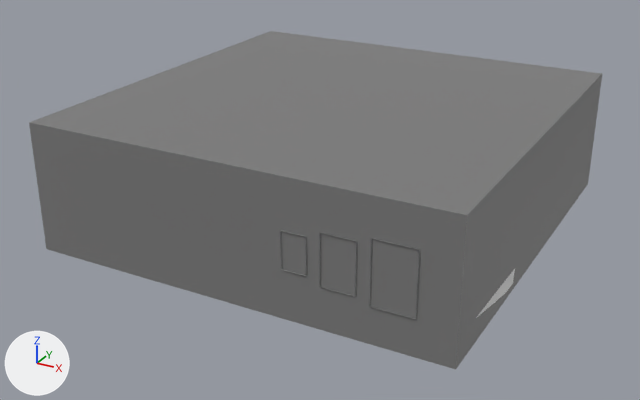
The glTF model src/assets/models/office.glb, before and after one commit.
Camera for both pictures: a 50 mm camera at (37.4, -71.8, 37.0) aimed at (-0.9, -2.3, 2.2). Arrows for +X, +Y and +Z are at lower left; the lights stay in place. Where no turn or scale is listed for an object, it has been applied to the vertices. Vertices at the same position are counted once.

The older version as bpy lines, for what is in view:
```python
me_cube_020 = bpy.data.meshes.new('Cube.020')
me_cube_020.from_pydata(...)  # 1458 vertices, 2556 faces; spans x -2.0..2.0, y -2.0..186.0, z -3.0..1.0
me_room_base = bpy.data.meshes.new('Room_Base')
me_room_base.from_pydata(...)  # 602 vertices, 1102 faces; spans x -20.1..19.9, y -19.8..20.1, z -6.0..6.3
me_room_base.materials.append(mat_material_001)  # grey #7c7c7c
ob_room = bpy.data.objects.new('Room', me_room_base)
ob_room.location = (0.05, -0.1, 6.03)
ob_tv = bpy.data.objects.new('TV', me_cube_020)
ob_tv.parent = ob_room
ob_tv.location = (19.44, -11.06, -0.664)
ob_tv.rotation_euler = (-0.118, 0.0272, 1.566)  # degrees (-6.8, 1.6, 90)
ob_tv.scale = (4.04, 0.071, 1.99)
```
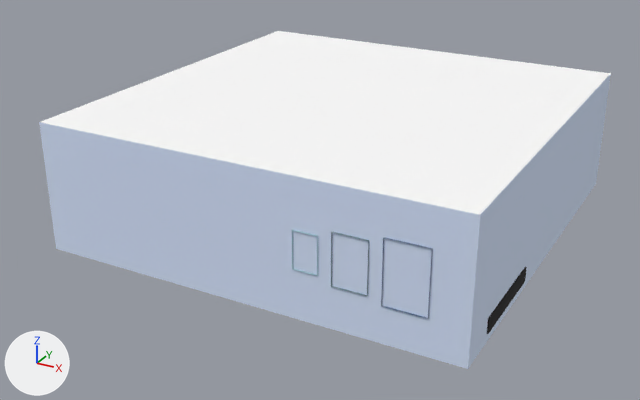
Where the newer file only moved an object's origin or applied its transform, the numbers keep the older frame.

Where the change shows, as pixel boxes (x1, y1, x2, y2) in the pictures (640 x 400 px; the box of a moved part takes in the faces that stretch with it):
'Room', reshaped, moved: before (29, 31, 602, 369); after (39, 31, 611, 369)
'TV', reshaped, moved, rescaled, turned: before (476, 269, 515, 318); after (487, 267, 527, 334)
part 1 of me_room_base, moved or reshaped: before (369, 238, 420, 319); after (381, 237, 433, 319)
part 2 of me_room_base, moved or reshaped: before (320, 232, 357, 297); after (331, 232, 369, 296)
part 3 of me_room_base, moved or reshaped: before (280, 230, 307, 276); after (292, 230, 318, 276)
part 4 of me_room_base, rebuilt: before (29, 31, 602, 369); after (39, 31, 611, 369)
part 5 of me_cube_020, deleted: before (476, 269, 515, 318)
part 6 of me_cube_020, added (black): after (487, 267, 527, 334)

What the commit changed:
Picture 'Room_Tex' (img_room_tex) is new.
Material 'Room' (mat_room) is new.
Its texture is img_room_tex.
Its roughness is 1.0.
me_room_base is used by ob_room; location (0.05, -0.1, 6.03).
me_room_base had 602 vertices, 1102 faces and spanned x -20.1..19.9, y -19.8..20.1, z -6.0..6.3.
me_room_base no longer uses material mat_material_001 (grey #7c7c7c).
me_room_base now has 686 vertices, 1220 faces and spans x -19.3..20.7, y -19.5..20.5, z 0.0..12.3.
me_room_base part 1: the loose piece of 8 vertices spanning x 12.9..16.7, y -19.8..-19.5, z -2.7..2.9 is moved by (0.8, 0.4, 6.0), in mat_room (picture img_room_tex).
me_room_base part 2: the loose piece of 8 vertices spanning x 8.7..11.8, y -19.8..-19.5, z -2.2..2.4 is moved by (0.8, 0.4, 6.0), in mat_room (picture img_room_tex).
me_room_base part 3: the loose piece of 8 vertices spanning x 5.3..7.5, y -19.8..-19.5, z -1.6..1.8 is moved by (0.8, 0.4, 6.0), in mat_room (picture img_room_tex).
me_room_base part 4: the loose piece of 32 vertices spanning x -20.1..19.9, y -19.7..20.1, z -6.0..6.3 is rebuilt with 32 vertices and now spans x -19.3..20.7, y -19.4..20.5, z 0.0..12.3, in mat_room (picture img_room_tex).
me_room_base now uses material mat_room (picture img_room_tex).
me_cube_020 is used by ob_tv; parent ob_room; location (19.44, -11.06, -0.664); rotation (-0.118, 0.0272, 1.566), in degrees (-6.8, 1.6, 90); scale (4.04, 0.071, 1.99).
me_cube_020 had 1458 vertices, 2556 faces and spanned x -2.0..2.0, y -2.0..186.0, z -3.0..1.0.
me_cube_020 now has 1472 vertices, 2584 faces and spans x 5.0..16.0, y -14.0..-4.0, z 0.0..7.0.
me_cube_020 part 5: 44 loose pieces with 1206 vertices, spanning x -2.0..2.0, y -2.0..186.0, z -3.0..1.0, are deleted.
me_cube_020 part 6: 1220 vertices added at x 5.0..16.0, y -14.0..-4.0, z 0.0..7.0.
me_cube_020 now uses material mat_room (picture img_room_tex).
Object 'Room' (ob_room) moves from (0.05, -0.1, 6.03) to (0.0, 0.0, 0.0).
Object 'TV' (ob_tv) turns from (-6.8, 1.6, 90) to (0, 0, 0) degrees about x, y and z.
Object 'TV' (ob_tv) moves from (19.44, -11.06, -0.664) to (0.737, 0.489, 0.0106).
Object 'TV' (ob_tv) is rescaled from (4.04, 0.071, 1.99) to (1.27, 1.27, 1.0).
